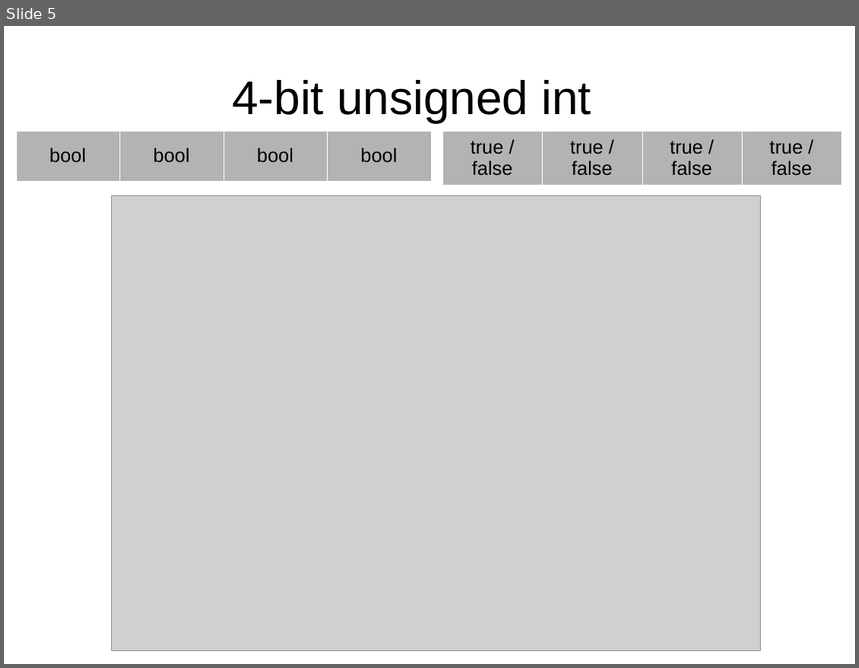
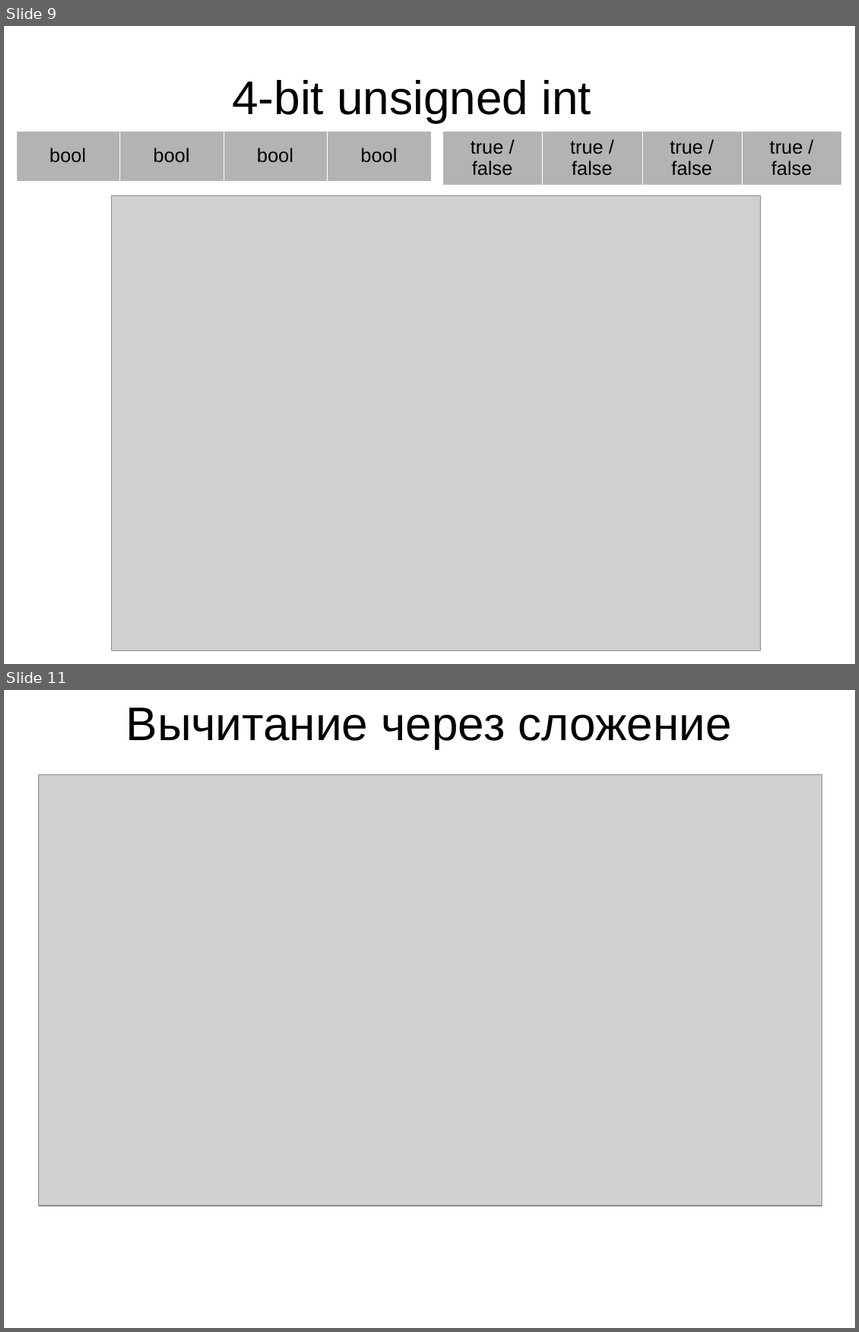
Before and after one commit to leanid/om, a slide deck: class-00-basic-prog/03-int-type/docs/bool_to_float.odp. Shown one above the other, each under a label of ours: slide 5 before the commit, slides 9 and 11 after it; the slides between them are not shown. The pictures are 859x668 and 859x1332 pixels, drawn with LibreOffice and Linux fonts; fonts in the diff are those of the drawing; grey boxes stand for pictures; background and template pictures are left out. Boxes give left, top, right and bottom in pixels: in the first picture for what was removed or moved away, otherwise in the second. Text is boxed around its words. In the diff, an @@ line names an element or a change of style, - is before the commit and + after.

```diff
--- a/class-00-basic-prog/03-int-type/docs/bool_to_float.odp
+++ b/class-00-basic-prog/03-int-type/docs/bool_to_float.odp
@@ slide 11 added at (4,690,855,1328), background #FFFFFF @@
@@ title added at (126,707,732,749), 44 pt, text #000000 @@
+Вычитание через сложение
@@ picture added at (38,775,823,1206) @@
@@ what was slide 5 is now slide 9 @@
```
Also in this commit, not shown: 15 other slides added, 1 other file.
